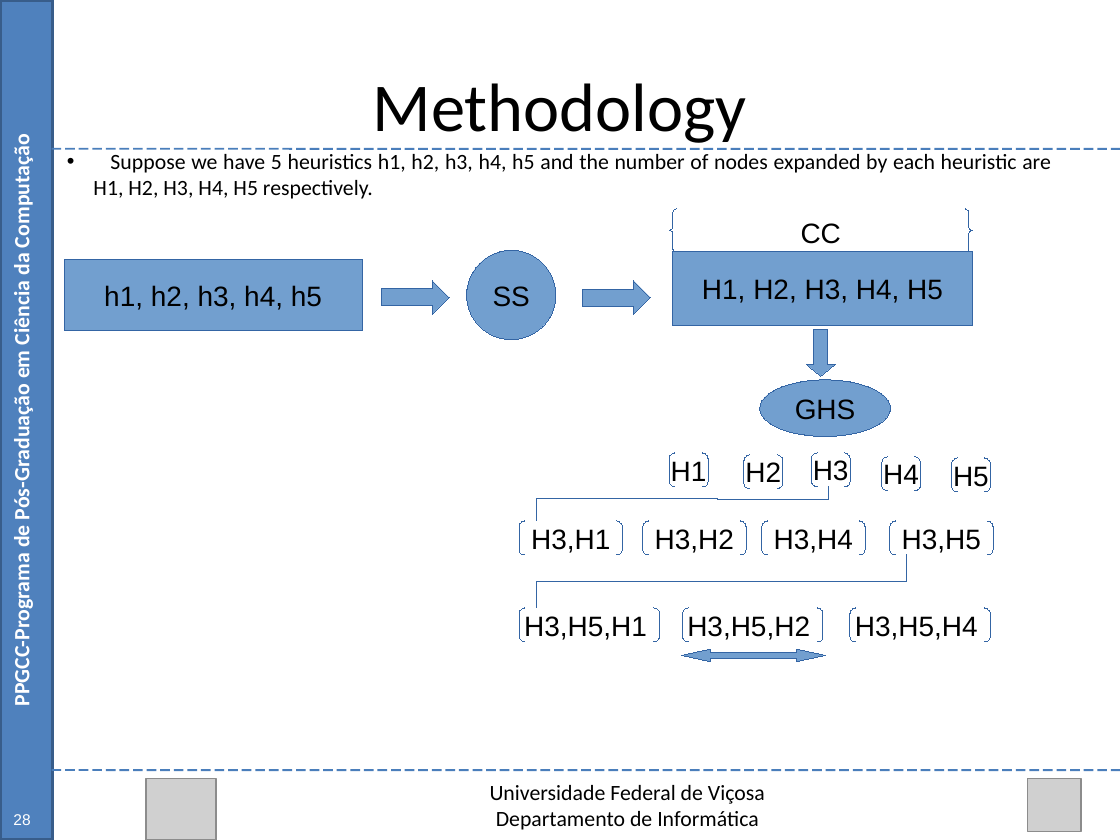
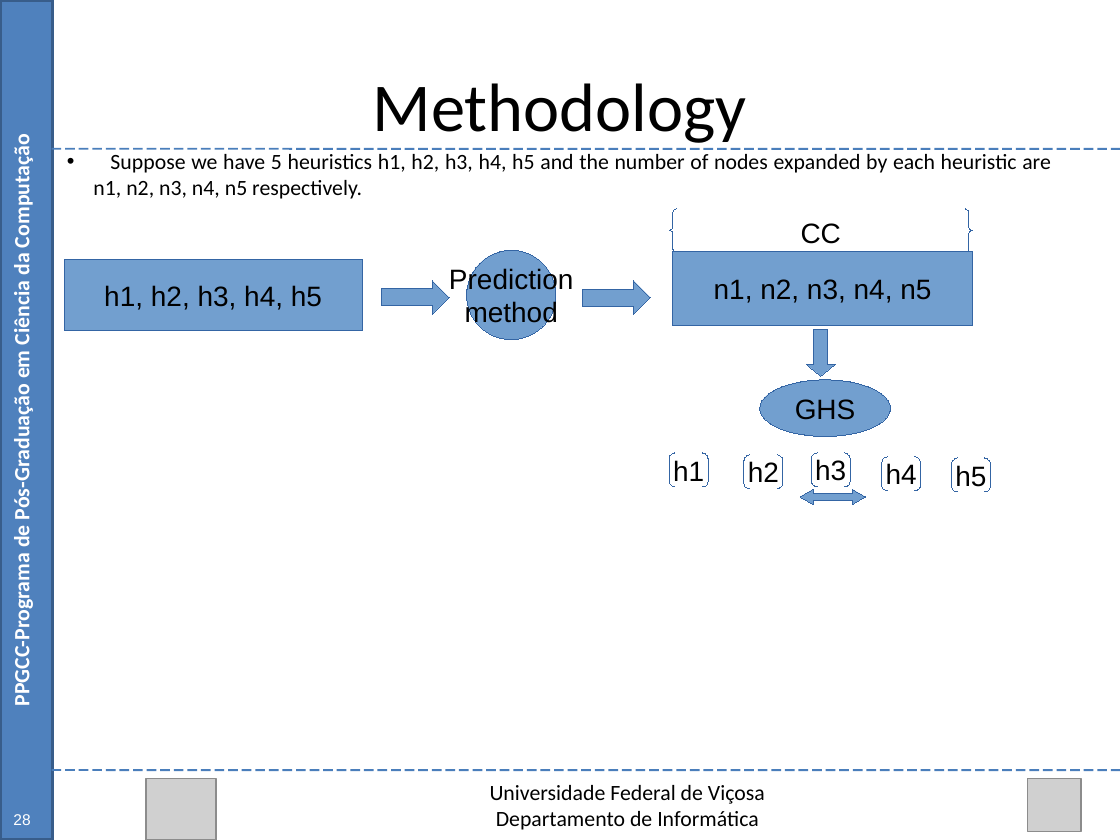
Before and after one commit to Marvinsky/research-marvin, a slide deck: slide 30 of latex/odp/selection heuristics.odp (slide 49 before the commit). Drawn at 1120x840 pixels with LibreOffice and Linux fonts; fonts in the diff are those of the drawing; grey boxes stand for pictures. Boxes give left, top, right and bottom in pixels: in the first picture for what was removed or moved away, otherwise in the second. Text is boxed around its words. In the diff, an @@ line names an element or a change of style, - is before the commit and + after.

Commit message:
11/09/15 update selection heuristics.odp

```diff
--- a/latex/odp/selection heuristics.odp
+++ b/latex/odp/selection heuristics.odp
@@ text at bbox=[93, 154, 1051, 199]: text changed @@
-• Suppose we have 5 heuristics h1, h2, h3, h4, h5 and the number of nodes expanded by each heuristic are H1, H2, H3, H4, H5 respectively.
+• Suppose we have 5 heuristics h1, h2, h3, h4, h5 and the number of nodes expanded by each heuristic are n1, n2, n3, n4, n5 respectively.
@@ text in ellipse at bbox=[449, 267, 573, 328]: text changed @@
-SS
+Prediction
+method
@@ text in rectangle at bbox=[714, 279, 931, 303]: text changed @@
-H1, H2, H3, H4, H5
+n1, n2, n3, n4, n5
@@ text in bracket pair at bbox=[673, 460, 704, 481]: text changed @@
-H1
+h1
@@ text in bracket pair at bbox=[748, 461, 779, 482]: text changed @@
-H2
+h2
@@ text in bracket pair at bbox=[815, 459, 846, 481]: text changed @@
-H3
+h3
@@ text in bracket pair at bbox=[886, 463, 917, 484]: text changed @@
-H4
+h4
@@ text in bracket pair at bbox=[955, 465, 986, 487]: text changed @@
-H5
+h5
@@ elbow line removed from (829, 487) to (536, 521) @@
@@ left right arrow added at bbox=[800, 489, 865, 505], fill #729FCF, outline #3465A4 0 pt @@
@@ bracket pair removed at bbox=[520, 521, 623, 554] @@
-H3,H1
@@ bracket pair removed at bbox=[643, 521, 746, 554] @@
-H3,H2
@@ bracket pair removed at bbox=[762, 521, 865, 554] @@
-H3,H4
@@ bracket pair removed at bbox=[889, 521, 992, 554] @@
-H3,H5
@@ elbow line removed from (907, 556) to (536, 608) @@
@@ bracket pair removed at bbox=[520, 608, 661, 642] @@
-H3,H5,H1
@@ bracket pair removed at bbox=[682, 608, 823, 642] @@
-H3,H5,H2
@@ bracket pair removed at bbox=[850, 608, 991, 642] @@
-H3,H5,H4
@@ left right arrow removed at bbox=[682, 650, 825, 662] @@
```
Also in this commit, not shown: 12 other slides changed, 20 slides removed.
